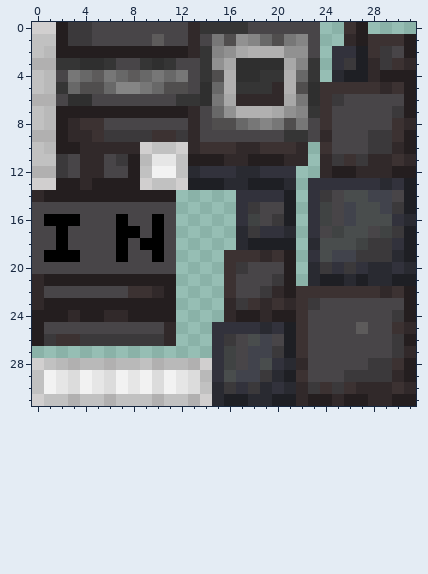
Pixel-art sprite, stored at assets/inf/textures/machine/drill/level_1/base.png. This is how it looked before the edit.
The file is 32x32 pixels. Colours within 5 levels of each other are drawn and written as one.
And afterwards:
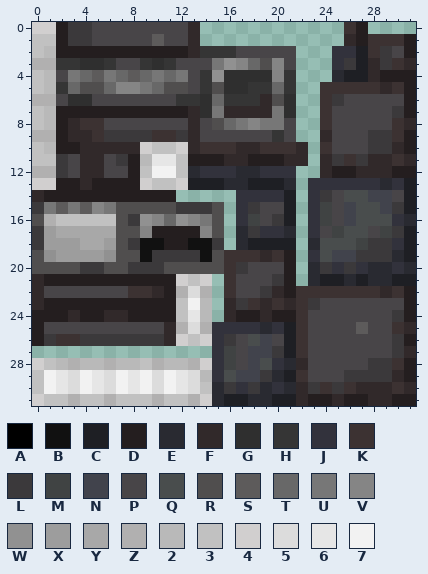
Palette (. is transparent): A #000000  B #111111  C #1e1f24  D #241e1f  E #292a31  F #31292a  G #2f2f2f  H #353535  J #32323c  K #3c3232  L #3b393b  M #404343  N #41434c  P #484548  Q #494d4d  R #504e4e  S #5d5b5b  T #686868  U #777777  V #858585  W #919191  X #9d9d9d  Y #a8a8a8  Z #b1b0b0  2 #b9b9b9  3 #c1c1c1  4 #d1cfcf  5 #dcdcdc  6 #e6e6e6  7 #f2f2f2
Change:
Changed rows in their new state; - is an unchanged pixel.
first column x 14:
 0 ..........
 1 ..........
 2 -HHPPPPP..
 3 PUWVTRVP..
 4 -WG--GVH..
 5 HRGG--TH..
 6 -THHH-RG..
 7 GUFFFFUG..
 8 --TUVU-P..
 9 ------HP..
first column x 0:
15 LUSUSVURRRRRLLLR
16 RZ33333RLWVTWVUR
17 LXYYYYYRRVDDDDVR
18 LXXXYYXRLBBDDBBL
19 RWXXXXWRRBLLLLBR
20 RRRRLLRRLLLRRRRR
21 ------------434-
22 ------------Z5Z-
23 ------------372-
24 ------------362-
25 ------------Z5Z-
26 ------------434-
Pixel boxes of the changes (left, top, right, bottom) in both pictures:
changed: (200, 22, 320, 142)
changed: (32, 202, 224, 346)
